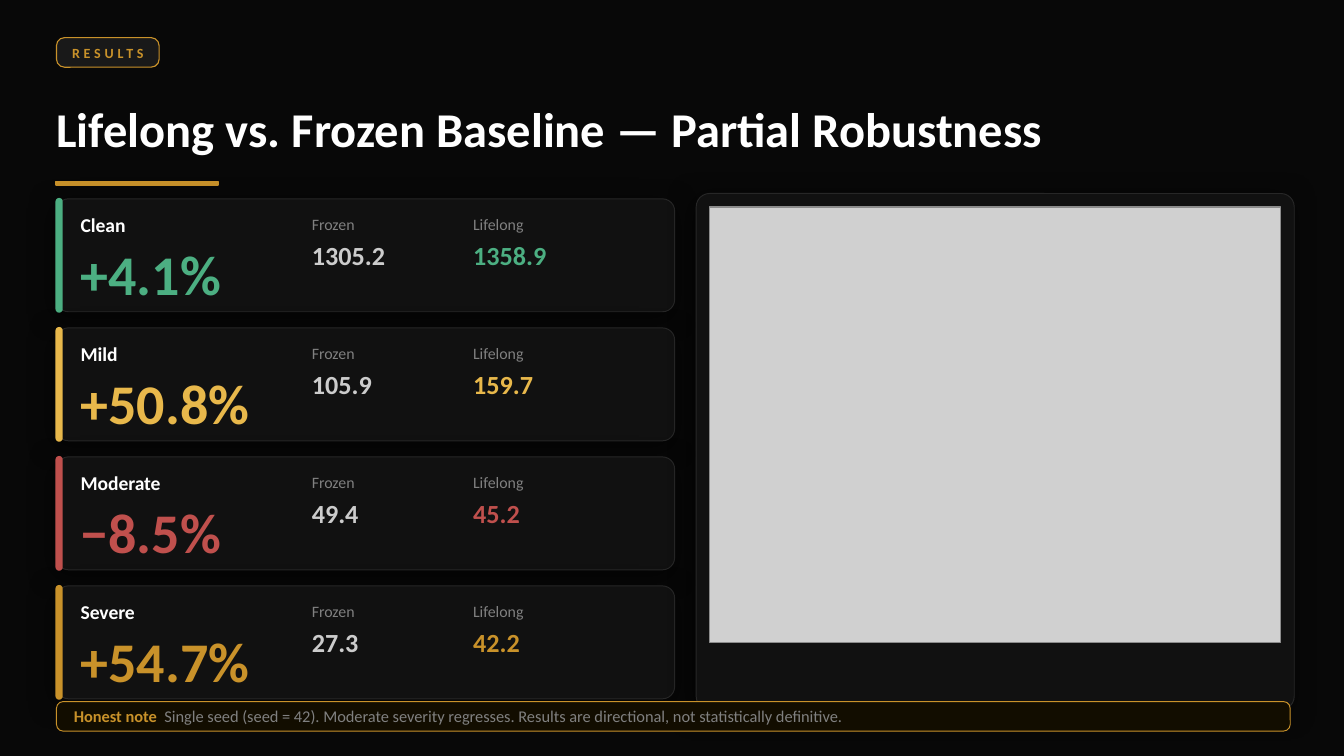
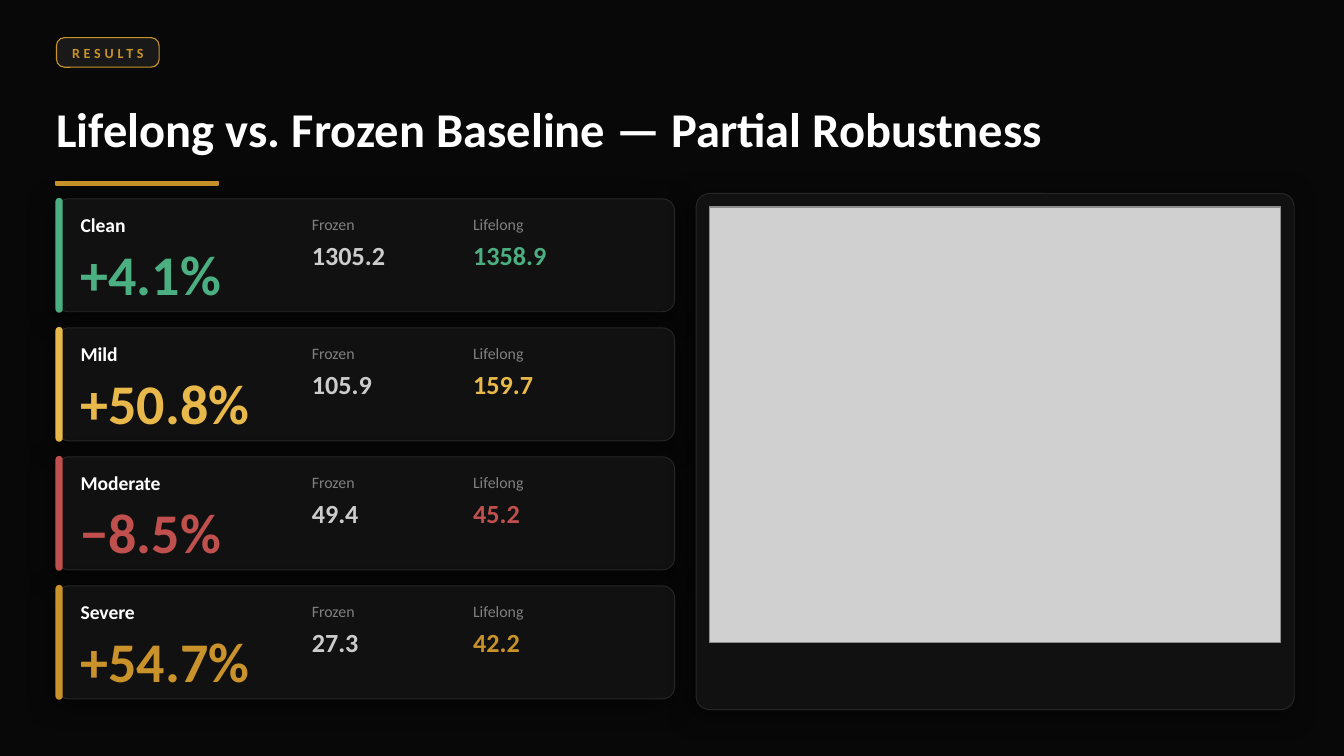
Before and after one commit to tanushsavadi/confidence-triggered-swarm, a slide deck: slide 5 of final_submission/confidence_triggered_swarm_premium.pptx. Drawn at 1344x756 pixels with LibreOffice and Linux fonts; fonts in the diff are those of the drawing; grey boxes stand for pictures. Boxes give left, top, right and bottom in pixels: in the first picture for what was removed or moved away, otherwise in the second. Text is boxed around its words. In the diff, an @@ line names an element or a change of style, - is before the commit and + after.

```diff
--- a/final_submission/confidence_triggered_swarm_premium.pptx
+++ b/final_submission/confidence_triggered_swarm_premium.pptx
@@ rounded rectangle removed at (56, 702, 1290, 731) @@
@@ text removed at (74, 710, 842, 725) @@
-Honest note Single seed (seed = 42). Moderate severity regresses. Results are directional, not statistically definitive.
```
Also in this commit, not shown: 3 other slides changed.
